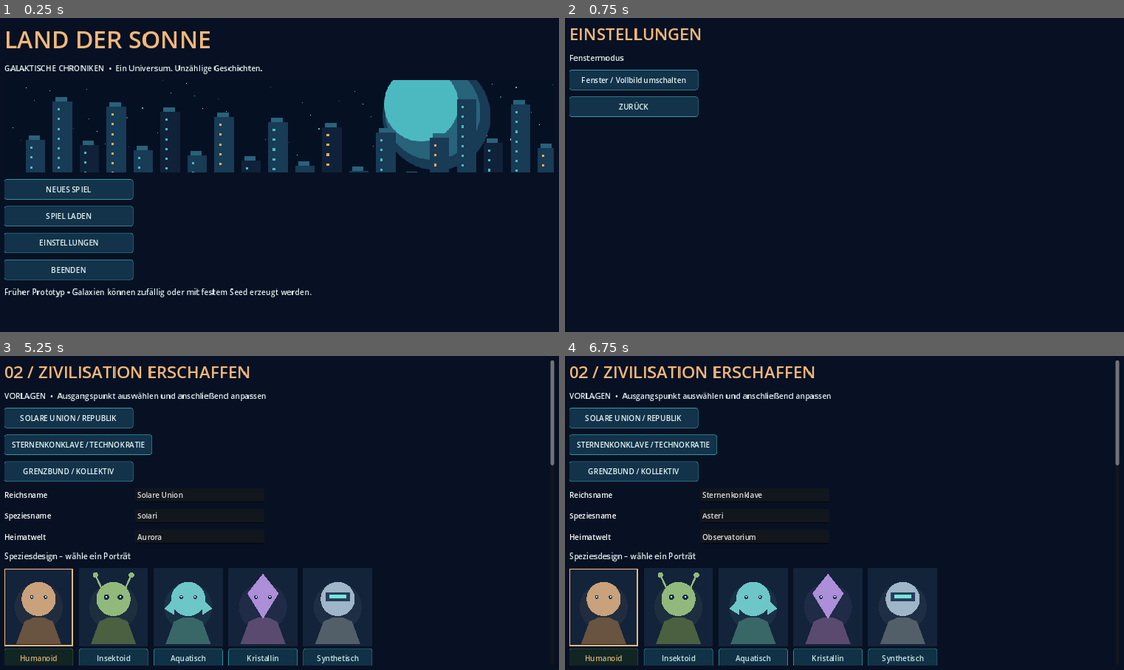
Above: before the commit, frames 1-4 (two rows, left to right).
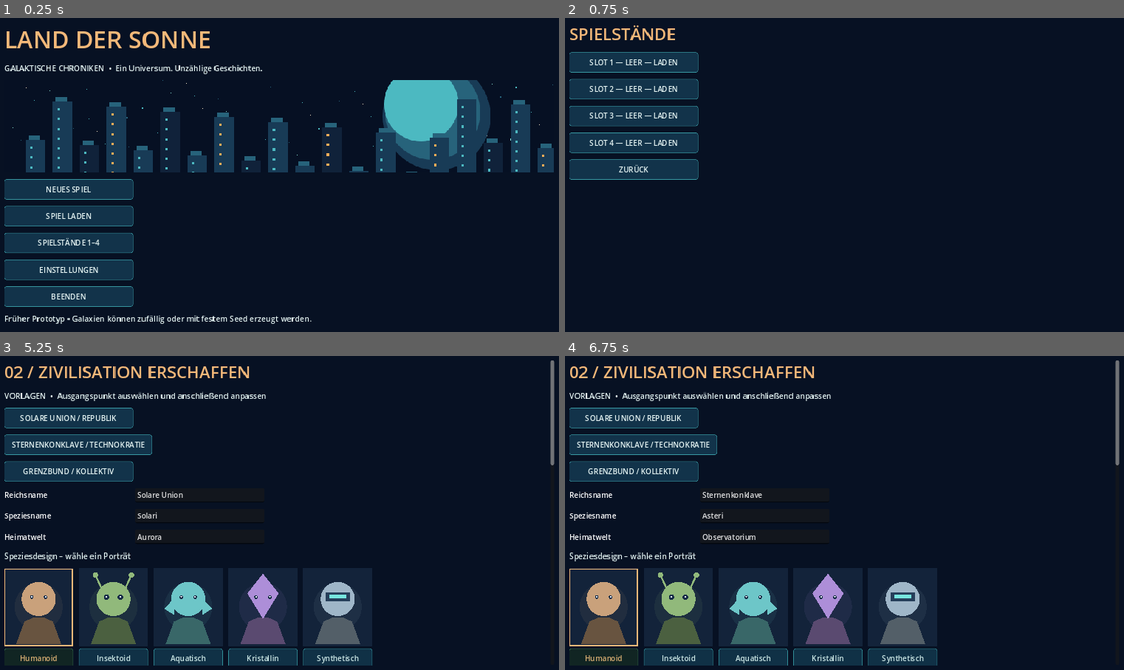
Above: after the commit, the same moments.

Repository: justuslaier-cmyk/Land-der-Sonne
Game: Godot game, scene res://scenes/galaxy.tscn
Two runs of this game, one before a commit and one after it. Both use one fixed random seed, a clock stepped at 60 frames per second and the inputs below.
Inputs (mouse positions are in pixels of both pictures, inside the frame that each line leads up to):
- Up to frame 1 (0.25 s): no input
- Up to frame 2 (0.75 s): click (632, 244) at 0.5 s, where only the run after the commit has a clickable "SPIELSTÄNDE 1–4"
- Up to frame 3 (5.25 s): click "ZURÜCK" at 1.25 s; click "NEUES SPIEL" at 2 s; click "Normal" at 2.75 s; click "Normal" at 3.5 s; click "Spiralgalaxie" at 4.25 s; click "WEITER: REICH ERSTELLEN" at 5 s
- Up to frame 4 (6.75 s): click "SOLARE UNION / REPUBLIK" at 5.75 s; click "STERNENKONKLAVE / TECHNOKRATIE" at 6.5 s

The runs differ from the first frame. In frame 1, 2.6% of the frame differs, in the area x 0-56%, y 69-98%; in frame 2, 7.6%, in the area x 0-25%, y 2-52%; in frame 3, less than 0.1%; in frame 4, less than 0.1%.

Commit message:
feat(ui): expose four save slots for loading and saving from menu and galaxy

Diff:
--- a/game/scripts/galaxy/galaxy_ui.gd
+++ b/game/scripts/galaxy/galaxy_ui.gd
@@ -181,6 +181,7 @@
     _illustration("menu")
     _button("NEUES SPIEL", _begin_new_game)
     _button("SPIEL LADEN", _load_game)
+    _button("SPIELSTÄNDE 1–4", _show_save_slots)
     _button("EINSTELLUNGEN", _show_options)
     _button("BEENDEN", func(): get_tree().quit())
     _label("Früher Prototyp • Galaxien können zufällig oder mit festem Seed erzeugt werden.")
@@ -433,6 +434,40 @@
     simulation_paused = false
     _show_galaxy()
 
+func _show_save_slots() -> void:
+    screen = "save_slots"
+    _clear()
+    _title("SPIELSTÄNDE")
+    for slot in range(1, 5):
+        var index: int = slot
+        var stored := GalaxyModel.load_game(index)
+        var description := "LEER" if stored.is_empty() else "JAHR %d" % int(stored.get("tick", 0))
+        _button("SLOT %d — %s — LADEN" % [index, description], func(): _load_slot(index))
+        if not world.is_empty():
+            _button("SLOT %d — SPEICHERN" % index, func(): _save_slot(index))
+    _button("ZURÜCK", _show_galaxy if not world.is_empty() else _show_menu)
+
+func _load_slot(slot: int) -> void:
+    var loaded := GalaxyModel.load_game(slot)
+    if loaded.is_empty():
+        _label("Slot %d enthält keinen gültigen Spielstand." % slot)
+        return
+    world = loaded
+    GalaxyStrategy.prepare(world)
+    _ensure_home_colony()
+    settings = world["settings"].duplicate(true)
+    empire = world["empire"].duplicate(true)
+    selected = clampi(int(world.get("selected", 0)), 0, world["stars"].size() - 1)
+    simulation_elapsed = 0.0
+    simulation_speed = clampi(int(world.get("simulation_speed", 1)), 1, 8)
+    simulation_paused = true
+    _show_galaxy()
+
+func _save_slot(slot: int) -> void:
+    world["selected"] = selected
+    var ok := GalaxyModel.save_game(world, slot)
+    _label("Slot %d gespeichert." % slot if ok else "Speichern in Slot %d fehlgeschlagen." % slot)
+
 func _load_game() -> void:
     var loaded := GalaxyModel.load_game()
     if loaded.is_empty():
@@ -486,7 +521,7 @@
     var bar := HBoxContainer.new()
     bar.add_theme_constant_override("separation", 6)
     toolbar_scroll.add_child(bar)
-    for spec in [["PAUSE / WEITER", _toggle_pause], ["1×", f …(461 unchanged characters)… conomy_report], ["SPEICHERN", _save], ["MENÜ", _show_menu]]:
+    for spec in [["PAUSE / WEITER", _toggle_pause], ["1×", f …(461 unchanged characters)… conomy_report], ["SPEICHERN", _save], ["SPIELSTÄNDE", _show_save_slots], ["MENÜ", _show_menu]]:
         var button := Button.new()
         button.text = spec[0]
         button.custom_minimum_size.y = 42
